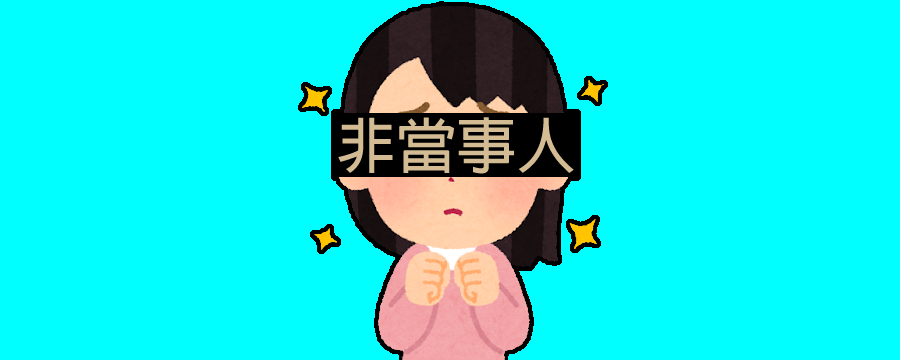
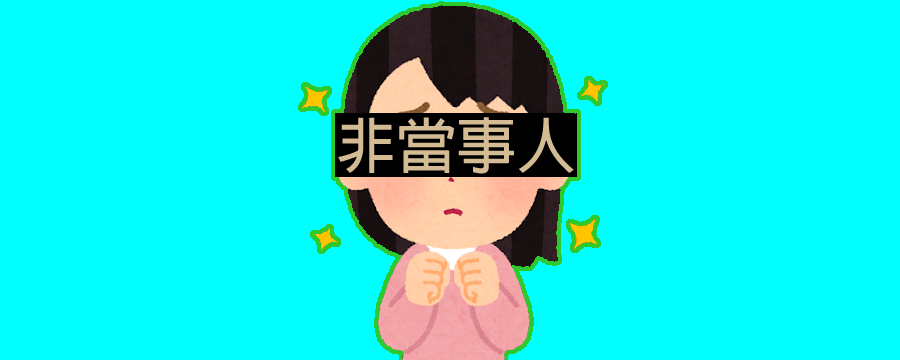
Comparing the layer stacks of the two 900 x 360 images. Changes:
painted on "圖層 5" over [399,355,508,360]
painted on "圖層 6" over [298,1,608,360]
